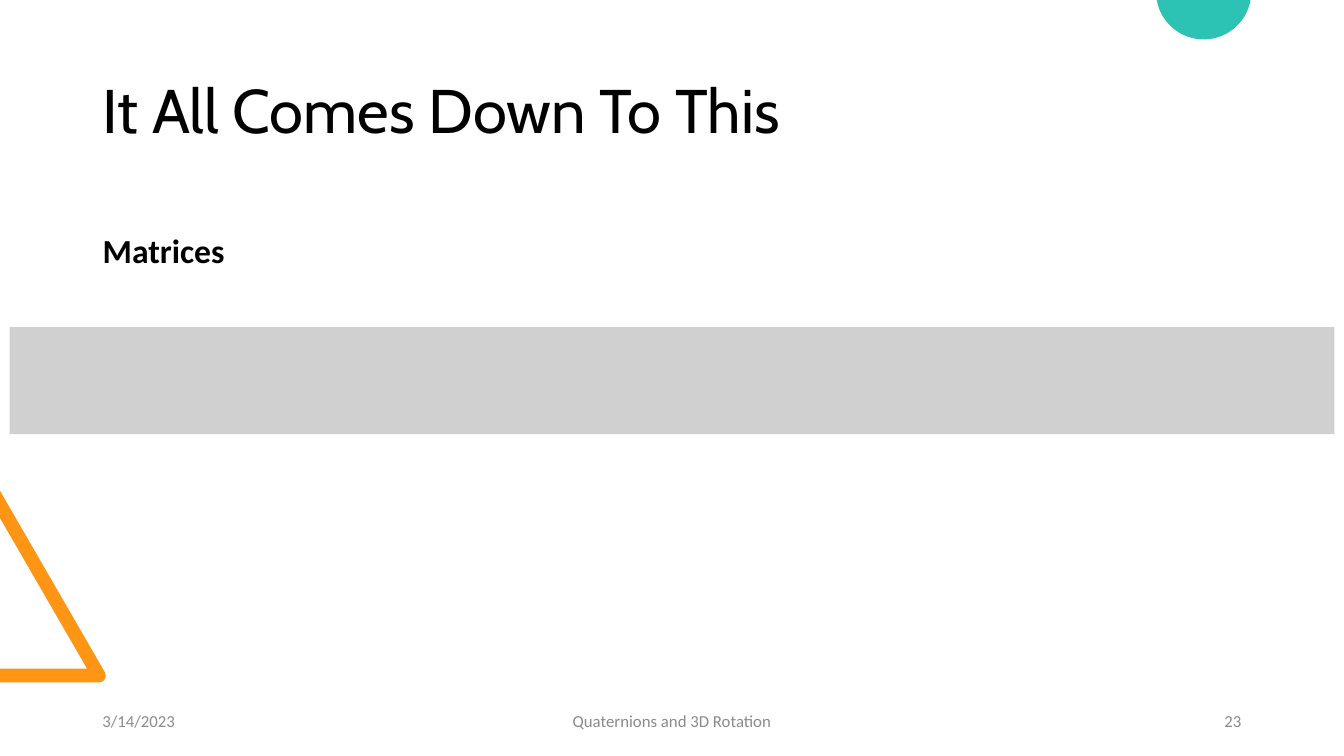
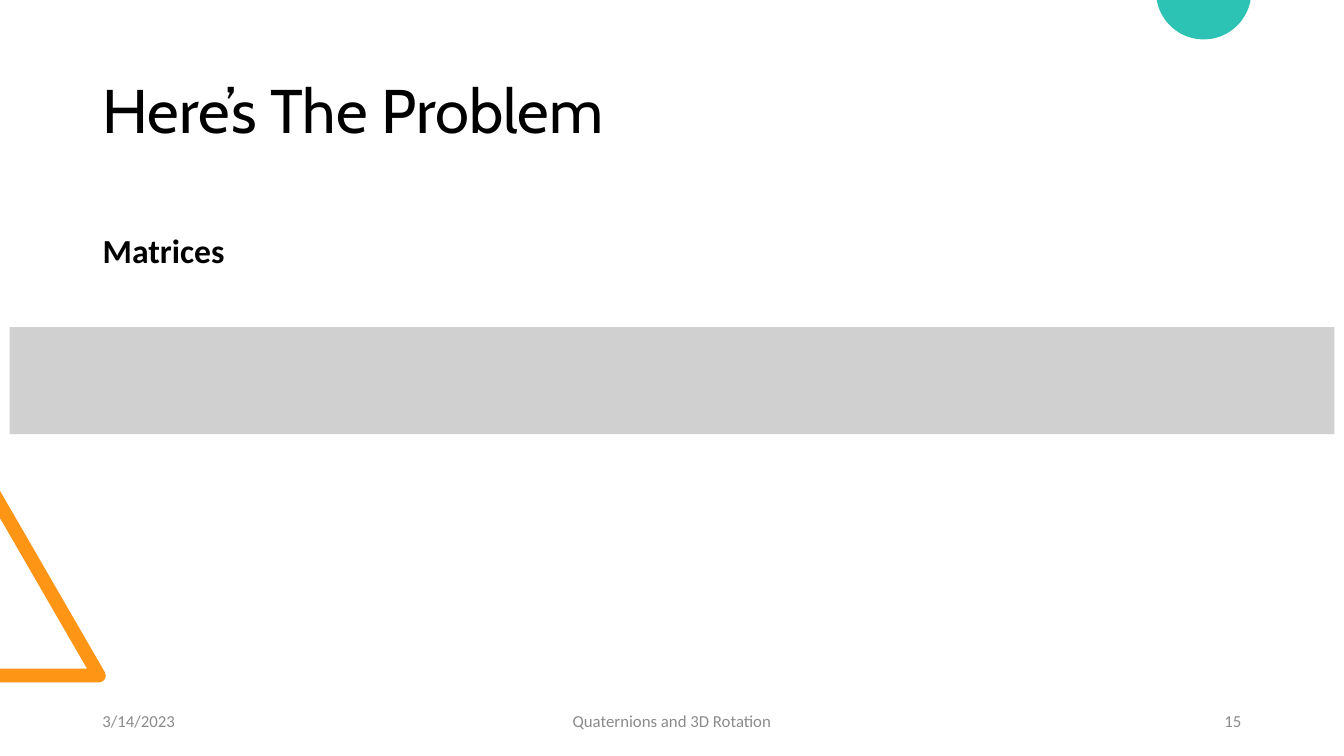
Before and after one commit to LukasGoodman23/QuaternionsVSEulerRotations, a slide deck: slide 15 of Quaternions and Three-Dimensional Rotations.pptx (slide 23 before the commit). Drawn at 1344x756 pixels with LibreOffice and Linux fonts; fonts in the diff are those of the drawing; grey boxes stand for pictures. Boxes give left, top, right and bottom in pixels: in the first picture for what was removed or moved away, otherwise in the second. Text is boxed around its words. In the diff, an @@ line names an element or a change of style, - is before the commit and + after.

```diff
--- a/Quaternions and Three-Dimensional Rotations.pptx
+++ b/Quaternions and Three-Dimensional Rotations.pptx
@@ title at (103,86,604,134): text changed @@
-It All Comes Down To This
+Here’s The Problem
@@ page number at (1224,716,1241,727): text changed @@
-23
+15
```
Also in this commit, not shown: 22 other slides changed, 6 slides added, 7 slides removed, 8 other files.
